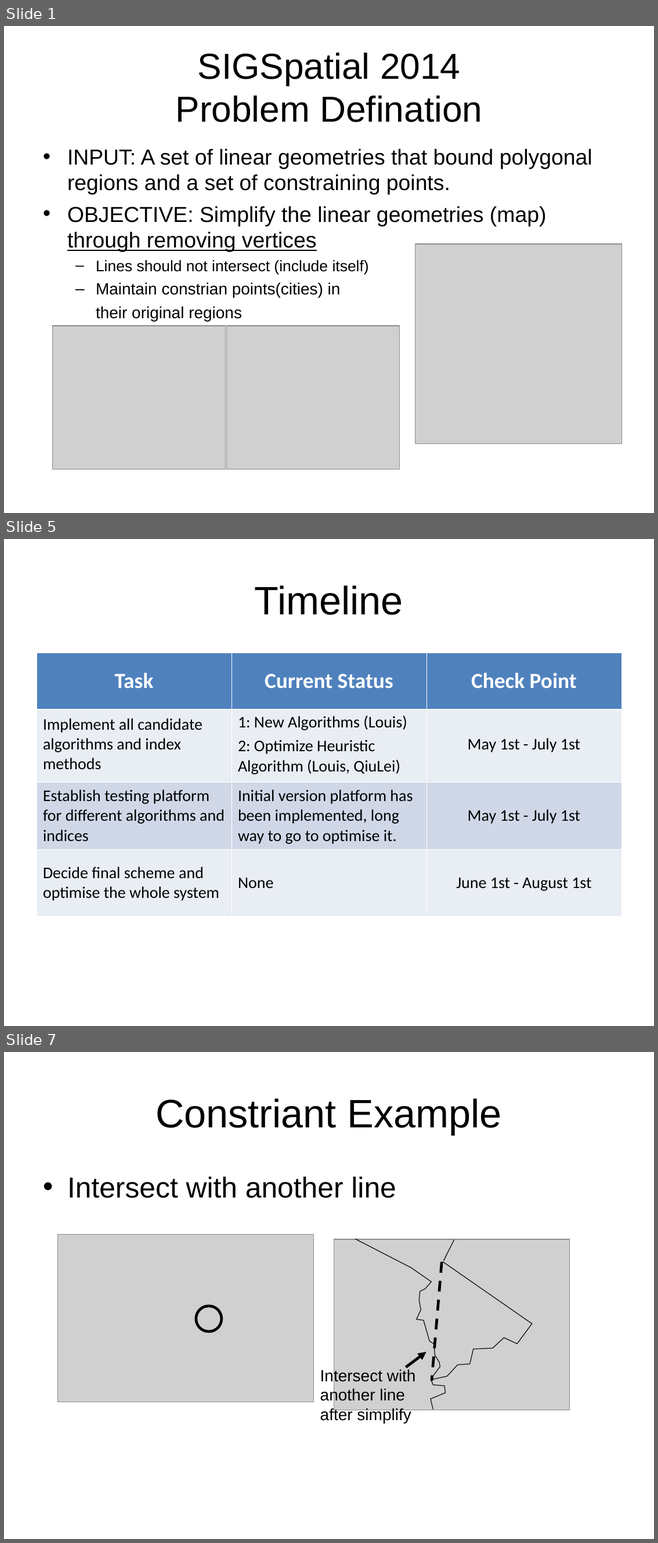
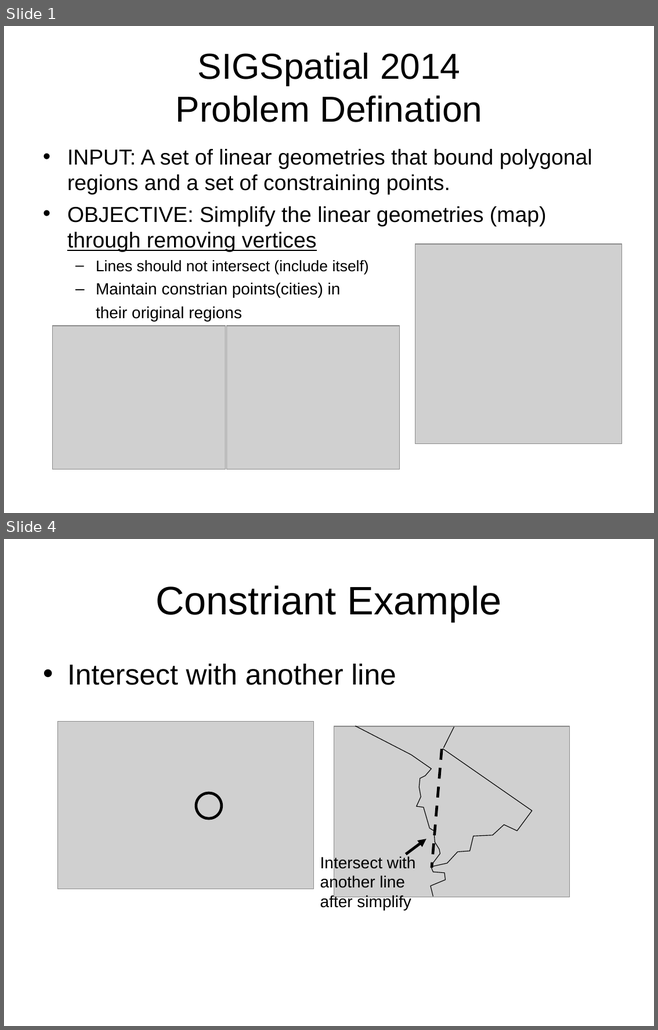
Before and after one commit to xdoobx/2014demo, a slide deck: docs/currentwork_05_06_2014.ppt. Shown one above the other, each under a label of ours: slides 1, 5 and 7 before the commit, slides 1 and 4 after it; the slides between them are not shown. The pictures are 658x1543 and 658x1030 pixels, drawn with LibreOffice and Linux fonts; fonts in the diff are those of the drawing; grey boxes stand for pictures. Boxes give left, top, right and bottom in pixels: in the first picture for what was removed or moved away, otherwise in the second. Text is boxed around its words. In the diff, an @@ line names an element or a change of style, - is before the commit and + after.

```diff
--- a/docs/currentwork_05_06_2014.ppt
+++ b/docs/currentwork_05_06_2014.ppt
@@ slide 5 removed at (4, 539, 654, 1026), background #FFFFFF @@
@@ title removed at (255, 585, 403, 615) @@
-Timeline
@@ table removed at (36, 653, 621, 710), 1 rows, 3 columns @@
-Task | Current Status | Check Point
@@ table removed at (36, 706, 621, 917), 3 rows, 3 columns @@
-Implement all candidate algorithms and index methods | 1: New Algorithms (Louis) / 2: Optimize Heuristic Algorithm (Louis, QiuLei) | May 1st - July 1st
-Establish testing platform for different algorithms and indices | Initial version platform has been implemented, long way to go to optimise it. | May 1st - July 1st
-Decide final scheme and optimise the whole system | None | June 1st - August 1st
@@ what was slide 7 is now slide 4 @@
```
Also in this commit, not shown: 3 slides changed, 4 other slides removed, 1 other file.
